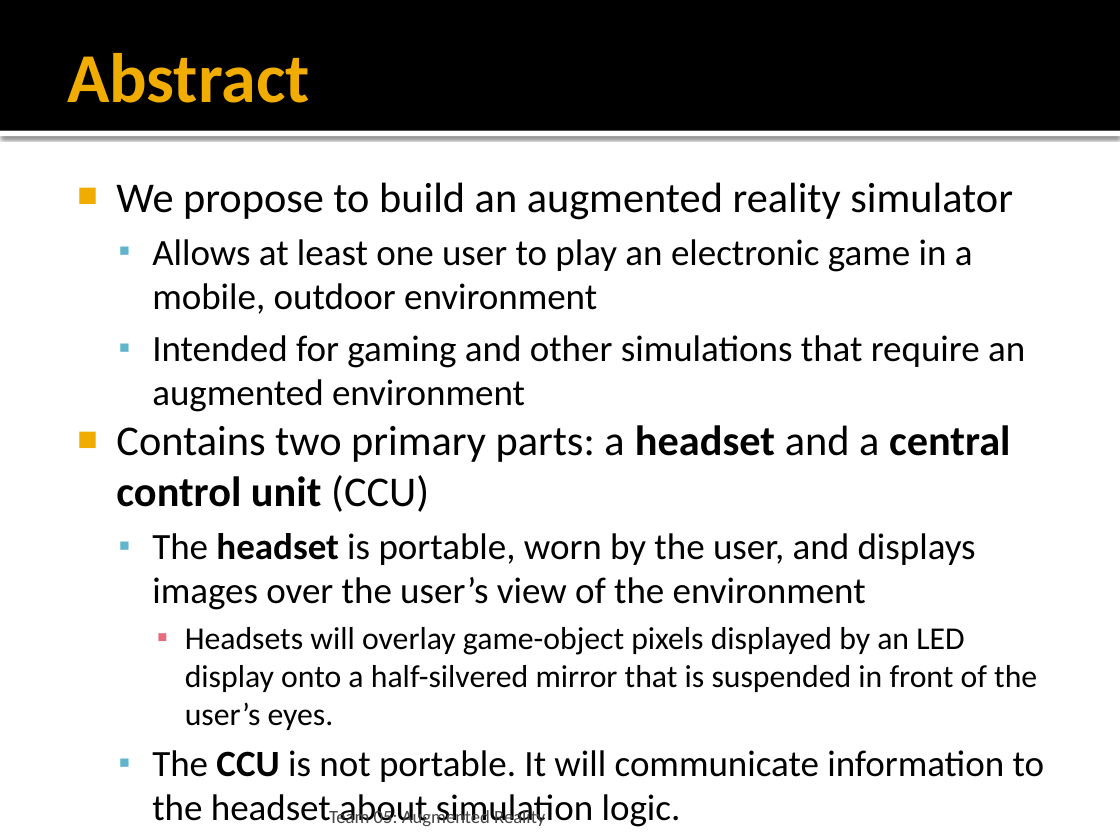
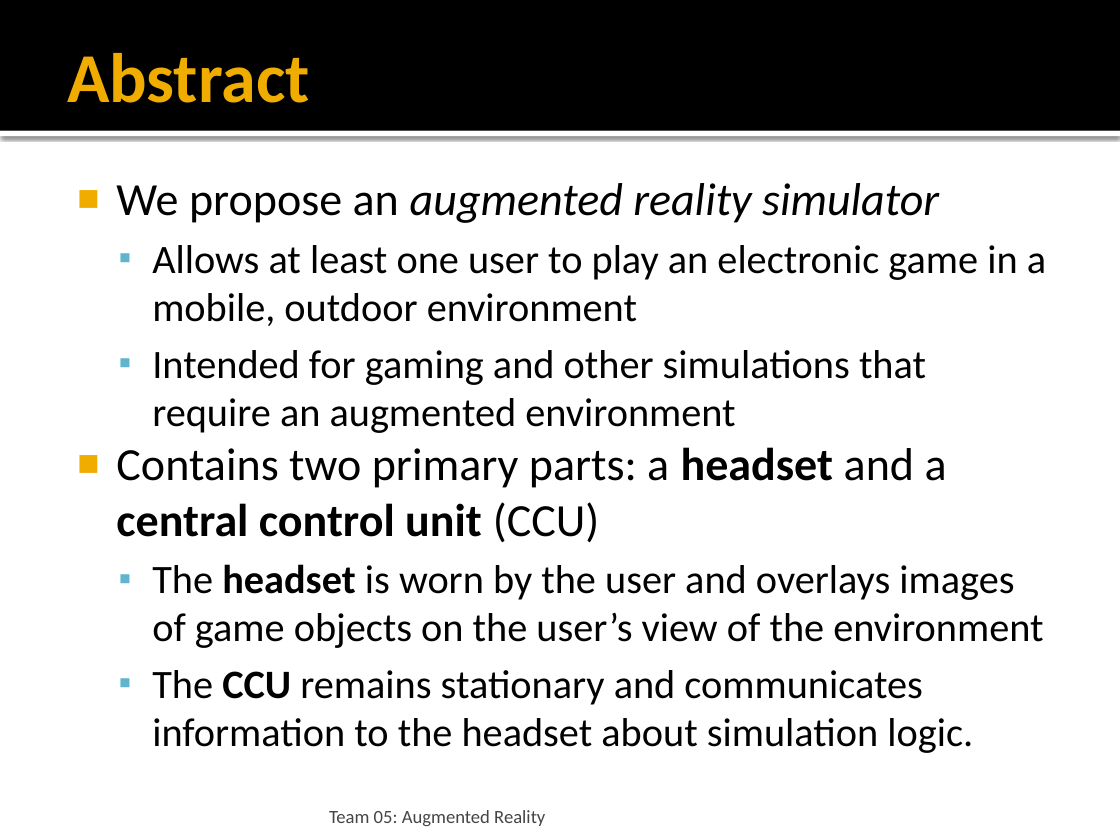
Before and after one commit to snowpuppy/augreality, a slide deck: slide 2 of doc/Team5DesignConstraints.pptx. Drawn at 1120x840 pixels with LibreOffice and Linux fonts; fonts in the diff are those of the drawing. Boxes give left, top, right and bottom in pixels: in the first picture for what was removed or moved away, otherwise in the second. Text is boxed around its words. In the diff, an @@ line names an element or a change of style, - is before the commit and + after.

Commit message:
Update design constraint analysis version 2, incorporate team member and staff feedback

```diff
--- a/doc/Team5DesignConstraints.pptx
+++ b/doc/Team5DesignConstraints.pptx
@@ text at (116,183,939,223): text changed; size 27.2 to 29.6 pt; italic on @@
-■ We propose to build an augmented reality simulator
+■ We propose an augmented reality simulator
@@ text at (116,245,1046,542): size 23.8 to 25.9 pt in "Allows at least one user to play ...", "Intended for gaming and other simulations that ..."; size 27.2 to 29.6 pt in "Contains two primary parts: a headset and ..." @@
@@ text at (152,564,1043,753): text changed; size 23.8 to 25.9 pt @@
-  ▪ The headset is portable, worn by the user, and displays images over the user’s view of the environment
-    ▪ Headsets will overlay game-object pixels displayed by an LED display onto a half-silvered mirror that is suspended in front of the user’s eyes.
-  ▪ The CCU is not portable. It will communicate information to the headset about simulation logic.
+  ▪ The headset is worn by the user and overlays images of game objects on the user’s view of the environment
+  ▪ The CCU remains stationary and communicates information to the headset about simulation logic.
```
Also in this commit, not shown: 3 other slides changed.
